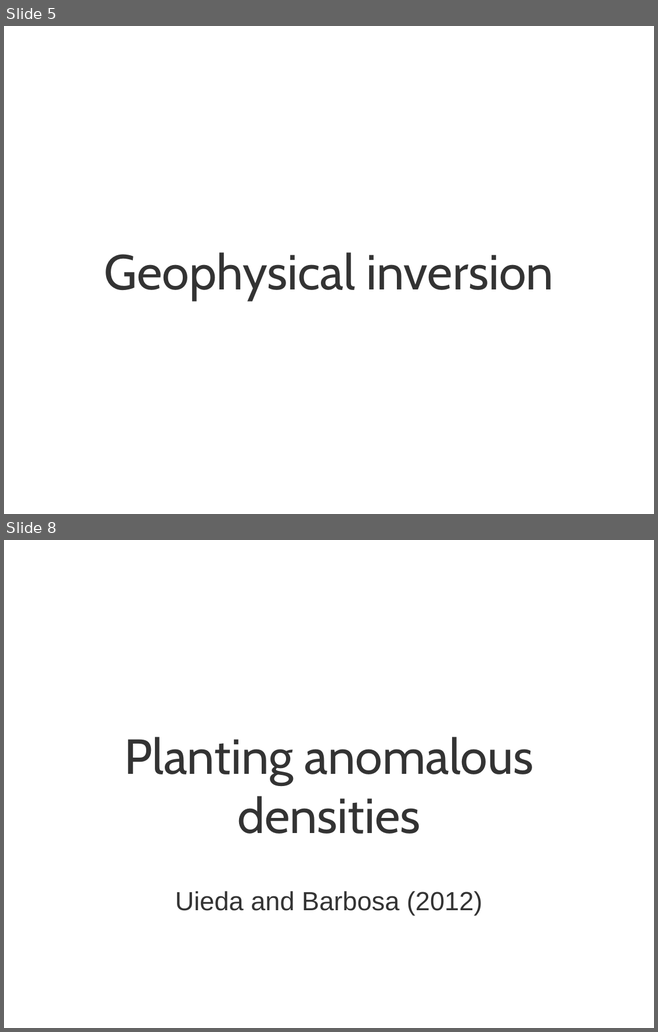
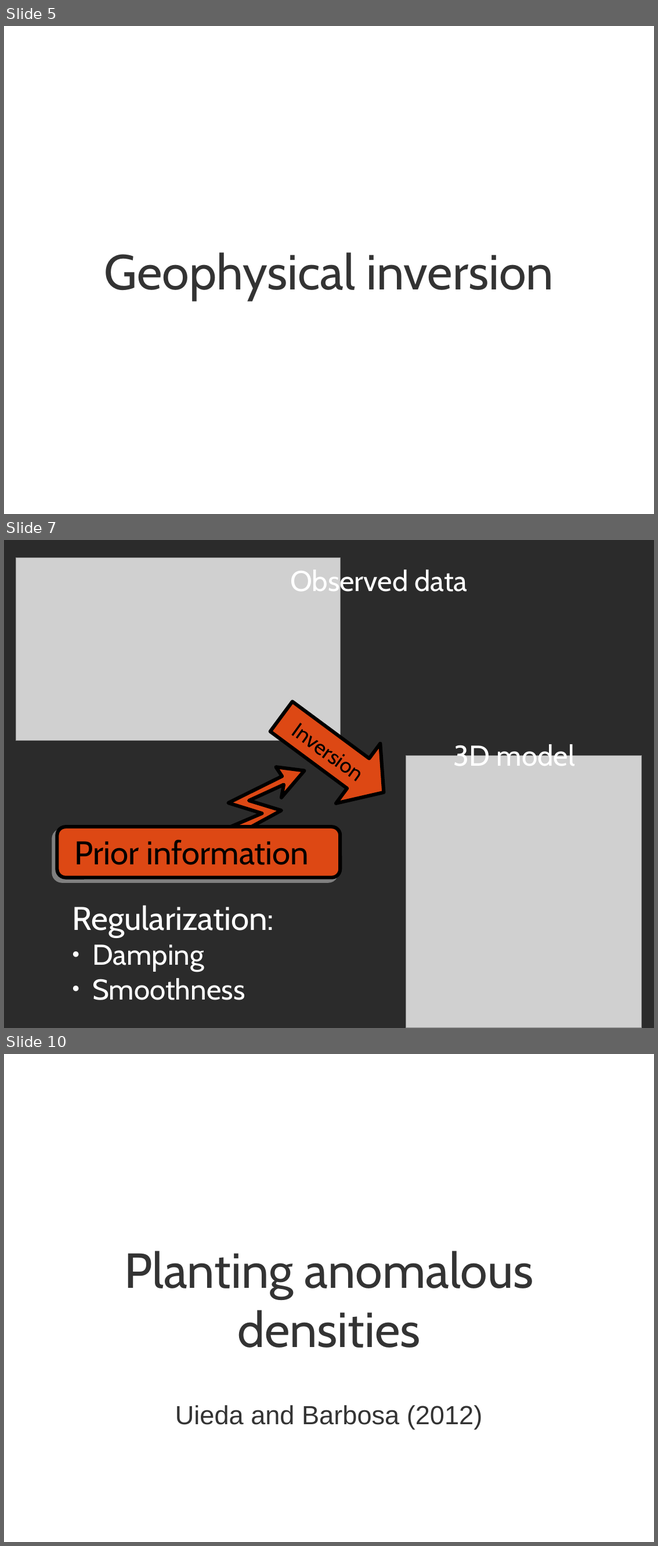
Before and after one commit to leouieda/gghs2012, a slide deck: presentation/uieda_barbosa_iag2012.odp. Shown one above the other, each under a label of ours: slides 5 and 8 before the commit, slides 5, 7 and 10 after it; the slides between them are not shown. The pictures are 658x1032 and 658x1546 pixels, drawn with LibreOffice and Linux fonts; fonts in the diff are those of the drawing; grey boxes stand for pictures; background and template pictures are left out; a plain dark background stands for a picture behind light text. Boxes give left, top, right and bottom in pixels: in the first picture for what was removed or moved away, otherwise in the second. Text is boxed around its words. In the diff, an @@ line names an element or a change of style, - is before the commit and + after.

```diff
--- a/presentation/uieda_barbosa_iag2012.odp
+++ b/presentation/uieda_barbosa_iag2012.odp
@@ slide 7 added at (4, 540, 654, 1028), background picture (left out) @@
@@ picture added at (16, 557, 340, 741) @@
@@ text added at (290, 567, 467, 597), 35 pt, text #FFFFFF @@
+Observed data
@@ right arrow added at (259, 686, 405, 822), fill #DD4814, outline #000000 4.31 pt @@
@@ text added at (279, 711, 386, 801), 26 pt, text #000000 @@
+Inversion
@@ freeform shape added at (217, 746, 304, 847), fill #DD4814, outline #000000 4.31 pt @@
@@ text added at (453, 742, 575, 766), 35 pt, text #FFFFFF @@
+3D model
@@ picture added at (405, 755, 641, 1028) @@
@@ rounded rectangle added at (57, 827, 340, 877), fill #DD4814, outline #000000 4.31 pt @@
@@ text added at (75, 839, 308, 865), 40 pt, text #000000 @@
+Prior information
@@ text added at (72, 905, 274, 1000), 35 pt, text #FFFFFF @@
+Regularization:
+● Damping
+● Smoothness
@@ what was slide 8 is now slide 10 @@
```
Also in this commit, not shown: 2 slides changed, 2 other slides added, 1 slide removed, 5 other files.
